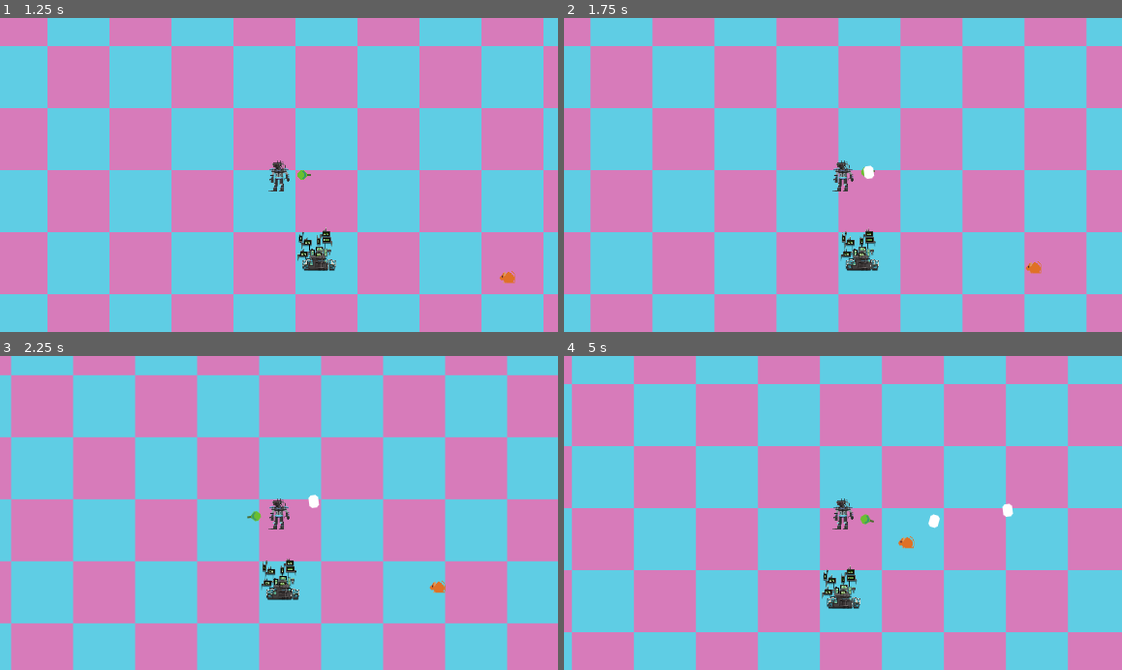
Above: before the commit, frames 1-4 (two rows, left to right).
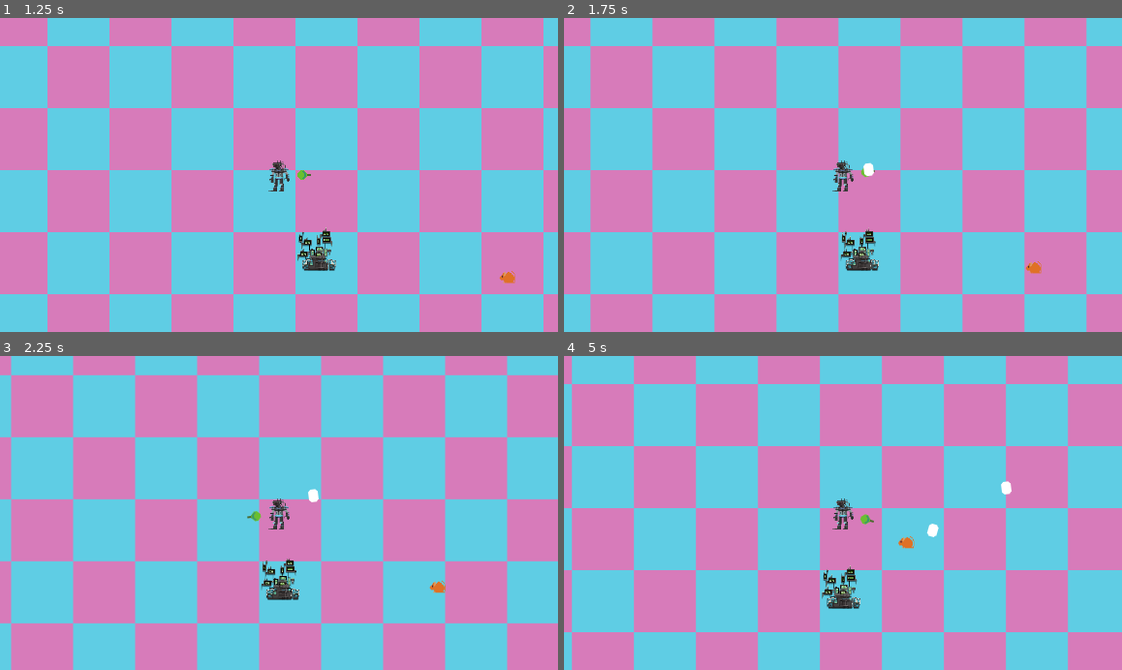
Above: after the commit, the same moments.

Repository: TeroOinonen/Robotic-Survivors
Game: Godot game, scene res://Scenes/UI/main_menu_ui.tscn
Same seed, same stepped clock (60 frames per second), same inputs: the game is played once before the commit and once after it.
Inputs (mouse positions are in pixels of both pictures, inside the frame that each line leads up to):
- Up to frame 1 (1.25 s): click "Start Game" at 0.5 s
- Up to frame 2 (1.75 s): tap Enter at 1.25 s; move the mouse to (965, 159) at 1.27 s; press the mouse at (965, 159) at 1.28 s; hold D (right) from 1.28 s (still down)
- Up to frame 3 (2.25 s): move the mouse to (167, 528) at 2.02 s; release D (right) at 2.03 s; release the mouse at (167, 528) at 2.03 s; hold S (down) from 2.03 s (still down); tap E (interact) at 2.1 s
- Up to frame 4 (5 s): move the mouse to (898, 443) at 2.77 s; release S (down) at 2.78 s; press the mouse at (898, 443) at 2.78 s; hold D (right) 2.78-3.53 s; move the mouse to (815, 575) at 3.52 s; release the mouse at (815, 575) at 3.53 s; hold W (up) 3.53-4.28 s; tap E (interact) at 3.6 s; move the mouse to (1010, 560) at 4.27 s; press the mouse at (1010, 560) at 4.28 s; hold A (left) from 4.28 s (still down)

Frame 1 is identical in both runs. In frame 2, less than 0.1% of the frame differs, in the area x 53-56%, y 45-52%; in frame 3, less than 0.1%; in frame 4, 0.3%, in the area x 64-81%, y 39-58%.

Commit message:
Bullet flies to correct direction

Diff:
--- a/Scripts/bullet.gd
+++ b/Scripts/bullet.gd
@@ -22,11 +22,8 @@
 	if bullet_age < 0 || pass_through < 0:
 		queue_free()
 
-	# not working
-	var up_vector = get_global_transform().get_rotation()
-
 	# Move bullet forward
-	global_position += Vector2.RIGHT * bullet_speed * delta
+	global_position -= transform.y * bullet_speed * delta
 
 	# Reduce bullet age
 	bullet_age -= delta
